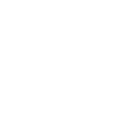
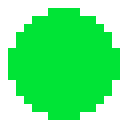
Before/after of a 128x128 layered artwork. What changed in the layer stack:
added layer "UNUSED P 3" above "FLAG" over left=8, top=8, right=120, bottom=120
